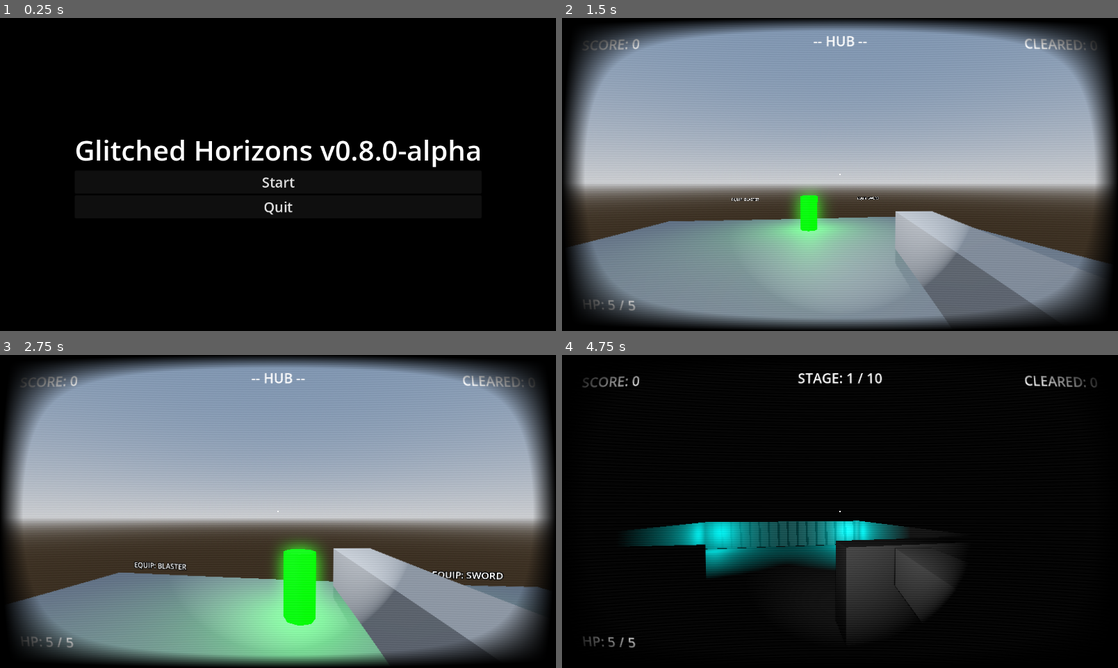
Above: before the commit, frames 1-4 (two rows, left to right).
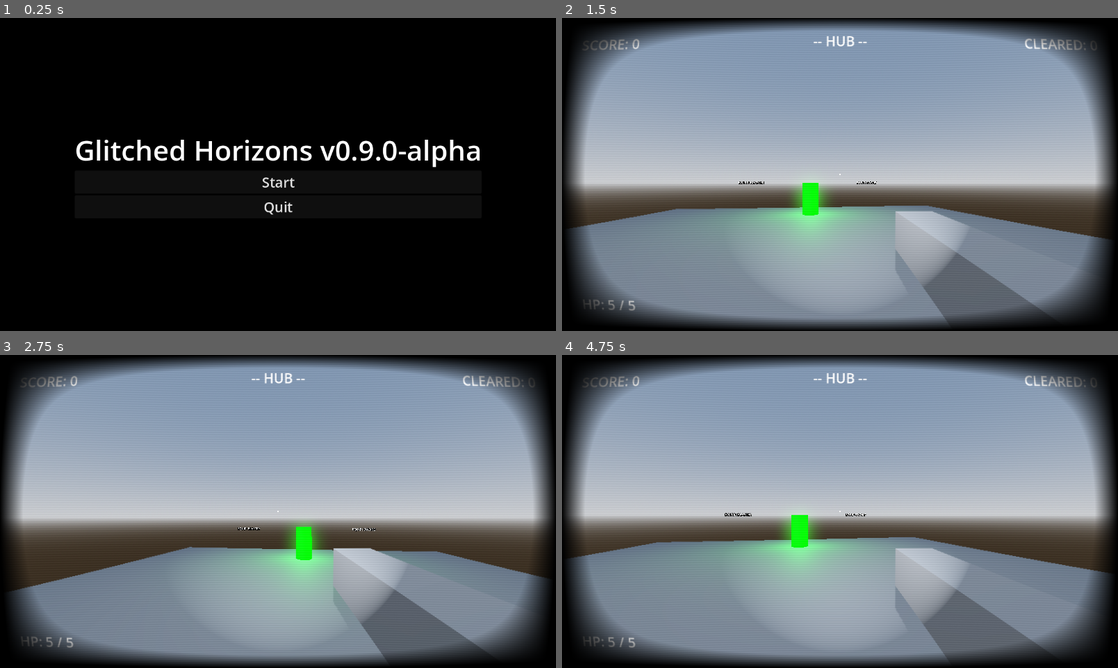
Above: after the commit, the same moments.

Repository: EnderiousGaming/R0-0TRoguelike
Game: Godot game, scene res://scenes/main_menu.tscn
The game is run twice, just before and just after one commit, with the same random seed, the same clock (stepped at 60 frames per second) and the same inputs.
Inputs (mouse positions are in pixels of both pictures, inside the frame that each line leads up to):
- Up to frame 1 (0.25 s): no input
- Up to frame 2 (1.5 s): click "Start" at 0.5 s; tap Enter (ui_accept) at 1.25 s; move the mouse to (867, 174) at 1.27 s; press the mouse at (867, 174) at 1.28 s; hold Up (ui_up) from 1.28 s (still down)
- Up to frame 3 (2.75 s): keep holding Up (ui_up); tap Space (jump, bound only after the commit) at 1.52, 1.82, 2.27, 2.57 s; tap Enter (ui_accept) at 1.55, 2.1 s; move the mouse to (250, 511) at 2.02 s; release the mouse at (250, 511) at 2.03 s; click (250, 511) at 2.17 s; tap Shift (dash, bound only after the commit) at 2.3 s
- Up to frame 4 (4.75 s): keep holding Up (ui_up); move the mouse to (851, 505) at 2.77 s; tap Shift (dash, bound only after the commit) at 2.85 s; click (851, 505) at 2.92 s; tap Space (jump, bound only after the commit) at 3.05, 3.6, 3.77, 4.07, 4.52 s; move the mouse to (834, 517) at 3.52 s; click (834, 517) at 3.8 s; move the mouse to (878, 514) at 4.27 s; press the mouse at (878, 514) at 4.28 s; tap Enter (ui_accept) at 4.55 s

The runs differ from the first frame. In frame 1, less than 0.1% of the frame differs, in the area x 64-68%, y 39-46%; in frame 2, 5.2%; in frame 3, 13%; in frame 4, 93%, in the area x 0-100%, y 0-100%.

Commit message:
Added more modifiers, added a dash, and a bunch more things I don't remember

Diff:
--- a/project.godot
+++ b/project.godot
@@ -70,6 +70,41 @@
 "events": [Object(InputEventKey,"resource_local_to_scene":false,"resource_name":"","device":-1,"window_id":0,"alt_press …(195 unchanged characters)…
 ]
 }
+dash={
+"deadzone": 0.2,
+"events": [Object(InputEventKey,"resource_local_to_scene":false,"resource_name":"","device":-1,"window_id":0,"alt_pressed":false,"shift_pressed":false,"ctrl_pressed":false,"meta_pressed":false,"pressed":false,"keycode":0,"physical_keycode":4194325,"key_label":0,"unicode":0,"location":0,"echo":false,"script":null)
+]
+}
+reload={
+"deadzone": 0.2,
+"events": [Object(InputEventKey,"resource_local_to_scene":false,"resource_name":"","device":-1,"window_id":0,"alt_pressed":false,"shift_pressed":false,"ctrl_pressed":false,"meta_pressed":false,"pressed":false,"keycode":0,"physical_keycode":82,"key_label":0,"unicode":114,"location":0,"echo":false,"script":null)
+]
+}
+move_left={
+"deadzone": 0.2,
+"events": [Object(InputEventKey,"resource_local_to_scene":false,"resource_name":"","device":-1,"window_id":0,"alt_pressed":false,"shift_pressed":false,"ctrl_pressed":false,"meta_pressed":false,"pressed":false,"keycode":0,"physical_keycode":65,"key_label":0,"unicode":97,"location":0,"echo":false,"script":null)
+]
+}
+move_right={
+"deadzone": 0.2,
+"events": [Object(InputEventKey,"resource_local_to_scene":false,"resource_name":"","device":-1,"window_id":0,"alt_pressed":false,"shift_pressed":false,"ctrl_pressed":false,"meta_pressed":false,"pressed":false,"keycode":0,"physical_keycode":68,"key_label":0,"unicode":100,"location":0,"echo":false,"script":null)
+]
+}
+move_forward={
+"deadzone": 0.2,
+"events": [Object(InputEventKey,"resource_local_to_scene":false,"resource_name":"","device":-1,"window_id":0,"alt_pressed":false,"shift_pressed":false,"ctrl_pressed":false,"meta_pressed":false,"pressed":false,"keycode":0,"physical_keycode":87,"key_label":0,"unicode":119,"location":0,"echo":false,"script":null)
+]
+}
+move_backward={
+"deadzone": 0.2,
+"events": [Object(InputEventKey,"resource_local_to_scene":false,"resource_name":"","device":-1,"window_id":0,"alt_pressed":false,"shift_pressed":false,"ctrl_pressed":false,"meta_pressed":false,"pressed":false,"keycode":0,"physical_keycode":83,"key_label":0,"unicode":115,"location":0,"echo":false,"script":null)
+]
+}
+jump={
+"deadzone": 0.2,
+"events": [Object(InputEventKey,"resource_local_to_scene":false,"resource_name":"","device":-1,"window_id":0,"alt_pressed":false,"shift_pressed":false,"ctrl_pressed":false,"meta_pressed":false,"pressed":false,"keycode":0,"physical_keycode":32,"key_label":0,"unicode":32,"location":0,"echo":false,"script":null)
+]
+}
 
 [physics]
 
--- a/scenes/main_menu.tscn
+++ b/scenes/main_menu.tscn
@@ -47,7 +47,7 @@
 [node name="Label" type="Label" parent="VBoxContainer" unique_id=1014888646]
 layout_mode = 2
 theme_override_font_sizes/font_size = 64
-text = "Glitched Horizons v0.8.0-alpha"
+text = "Glitched Horizons v0.9.0-alpha"
 
 [node name="StartButton" type="Button" parent="VBoxContainer" unique_id=1886776590]
 layout_mode = 2
--- a/scenes/world_b.tscn
+++ b/scenes/world_b.tscn
@@ -143,7 +143,7 @@
 autostart = true
 
 [node name="Portal" parent="." unique_id=1907718005 instance=ExtResource("5_q43ju")]
-transform = Transform3D(1, 0, 0, 0, 1, 0, 0, 0, 1, -0.17625761, 1, 13.444528)
+transform = Transform3D(1, 0, 0, 0, 1, 0, 0, 0, 1, -0.17625761, 1, 15.268046)
 
 [node name="KillPlane" parent="." unique_id=1321934473 instance=ExtResource("6_e5qi3")]
 transform = Transform3D(1, 0, 0, 0, 1, 0, 0, 0, 1, 0, -10, 0)
--- a/scripts/player.gd
+++ b/scripts/player.gd
@@ -1,4 +1,16 @@
 extends CharacterBody3D
+
+# --- DASH VARIABLES ---
+var is_dashing = false
+var dash_timer = 0.0
+var dash_cooldown_timer = 0.0
+var dash_direction = Vector3.ZERO
+const DASH_SPEED = 25.0
+const DASH_DURATION = 0.15
+
+# --- RELOAD VARIABLES ---
+var is_reloading = false
+var reload_timer = 0.0
 
 # --- SWORD VARIABLES ---
 @onready var sword_pivot = $Head/Camera3D/SwordPivot # NEW!
@@ -82,36 +94,58 @@
 	# --- CALCULATE MODIFIED PHYSICS ---
 	var current_gravity = gravity
 	var current_jump = JUMP_VELOCITY
-	var current_accel = 10.0 # Standard snappy acceleration
+	var current_accel = 10.0
 	var current_speed = SPEED * RunManager.player_speed_multiplier
 
 	if RunManager.has_moon_jump:
-		# Changed to half gravity and a slightly boosted jump!
 		current_gravity = gravity * 0.5
 		current_jump = JUMP_VELOCITY * 1.2
 
 	if RunManager.has_ice_physics:
-		current_accel = 1.0 # Super low acceleration makes it slippery!
+		current_accel = 1.0
 
 	# --- APPLY GRAVITY & JUMP ---
 	if not is_on_floor():
 		velocity.y -= current_gravity * delta
 
-	# Replaced "jump" with "ui_accept"
-	if Input.is_action_just_pressed("ui_accept") and is_on_floor():
+	if Input.is_action_just_pressed("jump") and is_on_floor():
 		velocity.y = current_jump
 
-	# Replaced the move directions with the UI defaults
-	var input_dir = Input.get_vector("ui_left", "ui_right", "ui_up", "ui_down")
+	# --- DASH COOLDOWN ---
+	if dash_cooldown_timer > 0.0:
+		dash_cooldown_timer -= delta
+
+	# --- MOVEMENT INPUT (Declared ONLY ONCE here!) ---
+	var input_dir = Input.get_vector("move_left", "move_right", "move_forward", "move_backward")
 	var direction = (transform.basis * Vector3(input_dir.x, 0, input_dir.y)).normalized()
 
-	if direction:
-		# Lerp smoothly transitions current speed to target speed based on our acceleration
-		velocity.x = lerp(velocity.x, direction.x * current_speed, current_accel * delta)
-		velocity.z = lerp(velocity.z, direction.z * current_speed, current_accel * delta)
+	# --- DASH TRIGGER ---
+	if Input.is_action_just_pressed("dash") and dash_cooldown_timer <= 0.0 and not is_dashing:
+		# Only dash if we are actively walking in a direction!
+		if direction != Vector3.ZERO:
+			is_dashing = true
+			dash_timer = DASH_DURATION
+			dash_cooldown_timer = RunManager.dash_cooldown
+			dash_direction = direction
+			print("SYSTEM: DASH!")
+
+	# --- APPLY FINAL MOVEMENT ---
+	if is_dashing:
+		# If dashing, override all normal movement and lock speed forward!
+		velocity.x = dash_direction.x * DASH_SPEED
+		velocity.z = dash_direction.z * DASH_SPEED
+
+		dash_timer -= delta
+		if dash_timer <= 0.0:
+			is_dashing = false
 	else:
-		velocity.x = lerp(velocity.x, 0.0, current_accel * delta)
-		velocity.z = lerp(velocity.z, 0.0, current_accel * delta)
+		# Normal walking/ice physics logic
+		if direction:
+			velocity.x = lerp(velocity.x, direction.x * current_speed, current_accel * delta)
+			velocity.z = lerp(velocity.z, direction.z * current_speed, current_accel * delta)
+		else:
+			velocity.x = lerp(velocity.x, 0.0, current_accel * delta)
+			velocity.z = lerp(velocity.z, 0.0, current_accel * delta)
 
 	move_and_slide()
 
@@ -210,14 +244,38 @@
 
 	# 2. Check if the player is holding the trigger AND the gun is ready
 	# --- WEAPON TRIGGERS ---
-	if Input.is_action_pressed("shoot") and Input.get_mouse_mode() == Input.MOUSE_MODE_CAPTURED:
-		if RunManager.equipped_weapon == "blaster":
-			if fire_cooldown <= 0.0:
-				fire_weapon()
-				fire_cooldown = RunManager.fire_rate
-
-		elif RunManager.equipped_weapon == "sword":
-			# Only swing if we aren't already swinging!
+	if RunManager.equipped_weapon == "blaster":
+		# 1. Handle Active Reloading
+		if is_reloading:
+			reload_timer -= delta
+			if reload_timer <= 0:
+				is_reloading = false
+				RunManager.current_ammo = RunManager.max_ammo
+				print("SYSTEM: Reloaded!")
+		else:
+			# 2. Manual Reload Input
+			if Input.is_action_just_pressed("reload") and RunManager.current_ammo < RunManager.max_ammo:
+				is_reloading = true
+				reload_timer = RunManager.reload_time
+				print("SYSTEM: Reloading...")
+
+			# 3. Firing the Blaster
+			elif Input.is_action_pressed("shoot") and Input.get_mouse_mode() == Input.MOUSE_MODE_CAPTURED:
+				if RunManager.current_ammo > 0:
+					if fire_cooldown <= 0.0:
+						fire_weapon()
+						fire_cooldown = RunManager.fire_rate
+						RunManager.current_ammo -= 1 # Spend 1 ammo!
+				else:
+					# Auto-reload if we try to shoot while empty!
+					is_reloading = true
+					reload_timer = RunManager.reload_time
+					print("SYSTEM: Auto-Reloading...")
+
+	# --- NEW: RE-WIRING THE SWORD ---
+	elif RunManager.equipped_weapon == "sword":
+		# 4. Swinging the Sword
+		if Input.is_action_pressed("shoot") and Input.get_mouse_mode() == Input.MOUSE_MODE_CAPTURED:
 			if not is_swinging:
 				swing_sword()
 
@@ -253,6 +311,7 @@
 	elif RunManager.equipped_weapon == "sword":
 		$Head/Camera3D/BlasterMesh.visible = false
 		sword_pivot.visible = true
+		sword_hitbox.scale = Vector3.ONE * RunManager.sword_range_multiplier
 
 		# FORCE THE DEFAULT RESTING POSE!
 		sword_pivot.position = Vector3(0.5, -0.4, -0.8)
@@ -265,13 +324,13 @@
 	# --- THE TWEEN WORKAROUND ---
 	var tween = create_tween()
 
-	# 1. Whip the sword into the center of the screen AND push it forward
-	tween.tween_property(sword_pivot, "position", Vector3(0.0, -0.4, -1.0), 0.1)
-	tween.parallel().tween_property(sword_pivot, "rotation_degrees", Vector3(15, 80, -80), 0.1)
-
-	# 2. Smoothly bring it back to the resting pose on the right side
-	tween.tween_property(sword_pivot, "position", Vector3(0.5, -0.4, -0.8), 0.3)
-	tween.parallel().tween_property(sword_pivot, "rotation_degrees", Vector3(15, 0, -15), 0.3)
+	# 1. Whip the sword into the center
+	tween.tween_property(sword_pivot, "position", Vector3(0.0, -0.4, -1.0), 0.1 / RunManager.sword_swing_speed)
+	tween.parallel().tween_property(sword_pivot, "rotation_degrees", Vector3(15, 80, -80), 0.1 / RunManager.sword_swing_speed)
+
+	# 2. Smoothly bring it back
+	tween.tween_property(sword_pivot, "position", Vector3(0.5, -0.4, -0.8), 0.3 / RunManager.sword_swing_speed)
+	tween.parallel().tween_property(sword_pivot, "rotation_degrees", Vector3(15, 0, -15), 0.3 / RunManager.sword_swing_speed)
 
 	# 3. Tell the game we are done swinging!
 	tween.tween_callback(func(): is_swinging = false)
@@ -306,9 +365,16 @@
 			print("SYSTEM: Sliced enemy for ", sword_damage, " damage!")
 
 func _on_sword_hitbox_area_entered(area):
-	# Are we swinging? Is it a projectile? Can it be deflected?
+	# Make sure we are swinging AND the thing we hit is actually a projectile!
 	if is_swinging and area.is_in_group("projectile") and area.has_method("deflect"):
+
 		# Calculate the exact direction the camera is facing
 		var aim_dir = -$Head/Camera3D.global_transform.basis.z
 		area.deflect(aim_dir)
 		print("SYSTEM: PARRIED PROJECTILE!")
+
+		# --- KINETIC DEFLECTION BOOST ---
+		if RunManager.has_deflect_boost:
+			RunManager.player_speed_multiplier += 0.4
+			await get_tree().create_timer(1.5).timeout
+			RunManager.player_speed_multiplier -= 0.4
--- a/scripts/run_manager.gd
+++ b/scripts/run_manager.gd
@@ -11,6 +11,19 @@
 var has_close_combat = false
 var has_sniper_combat = false
 var has_radiation_aura = false
+
+# --- BLASTER STATS ---
+var max_ammo = 15
+var current_ammo = 15
+var reload_time = 1.5
+
+# --- SWORD STATS ---
+var sword_swing_speed = 1.0
+var sword_range_multiplier = 1.0
+var has_deflect_boost = false
+
+# --- R0-0T STATS ---
+var dash_cooldown = 1.5
 
 # --- SHOP ECONOMY ---
 var heal_cost = 500
@@ -34,6 +47,7 @@
 
 func reset_run():
 	print("SYSTEM: Resetting run variables...")
+	max_health = 5
 	current_stage = 0
 	score = 0
 	enemies_defeated_this_room = 0 # Reset this!
@@ -54,6 +68,13 @@
 	has_sniper_combat = false
 	has_radiation_aura = false
 	equipped_weapon = "blaster"
+	max_ammo = 15
+	current_ammo = 15
+	reload_time = 1.5
+	sword_swing_speed = 1.0
+	sword_range_multiplier = 1.0
+	has_deflect_boost = false
+	dash_cooldown = 1.5
 
 func apply_upgrade(upgrade_id: int):
 	match upgrade_id:
@@ -85,3 +106,25 @@
 			has_sniper_combat = true
 		10: # Radiation Aura
 			has_radiation_aura = true
+
+		# --- BLASTER UPGRADES ---
+		11: # Extended Mag
+			max_ammo += 10
+			current_ammo += 10
+		12: # Sleight of Hand
+			reload_time = max(0.5, reload_time - 0.5)
+
+		# --- SWORD UPGRADES ---
+		13: # Carbon-Fiber Hilt
+			sword_swing_speed += 0.5
+		14: # Extended Blade
+			sword_range_multiplier += 0.5
+		15: # Kinetic Deflection
+			has_deflect_boost = true
+
+		# --- R0-0T UPGRADES ---
+		16: # Hydraulic Servos
+			dash_cooldown = max(0.5, dash_cooldown - 0.5)
+		17: # Kinetic Plating
+			max_health += 2
+			current_health += 2
--- a/scripts/upgrade_pickup.gd
+++ b/scripts/upgrade_pickup.gd
@@ -14,7 +14,14 @@
 	7: "MOON BOOTS\nHigh Jump, Low Gravity",
 	8: "SHOTGUN LOGIC\n+Damage when close to targets",
 	9: "SNIPER LOGIC\n+Damage when far from targets",
-	10: "RADIATION AURA\nNearby enemies take damage"
+	10: "RADIATION AURA\nNearby enemies take damage",
+	11: "EXTENDED MAG\n+10 Max Ammo",
+	12: "SLEIGHT OF HAND\nFaster Reload Speed",
+	13: "CARBON-FIBER HILT\nFaster Sword Swing",
+	14: "EXTENDED BLADE\nMassive Melee Hitbox",
+	15: "KINETIC DEFLECTOR\nParrying grants a burst of speed",
+	16: "HYDRAULIC SERVOS\nShorter Dash Cooldown",
+	17: "KINETIC PLATING\n+2 Max Health"
 }
 
 func _ready():
--- a/scripts/world.gd
+++ b/scripts/world.gd
@@ -53,20 +53,25 @@
 	print("UPLINK AVAILABLE: Area secured!")
 
 func spawn_upgrades():
-	# 1. Create a deck of 10 cards and shuffle them
-	var pool = [1, 2, 3, 4, 5, 6, 7, 8, 9, 10]
-	pool.shuffle()
+	var valid_pool = []
 
-	# 2. Define a triangle of positions around the portal
+	# 1. Add General R0-0T Upgrades (Always available)
+	valid_pool.append_array([2, 3, 5, 7, 16, 17])
+
+	# 2. Add Weapon Specific Upgrades
+	if RunManager.equipped_weapon == "blaster":
+		valid_pool.append_array([1, 4, 11, 12])
+	elif RunManager.equipped_weapon == "sword":
+		valid_pool.append_array([13, 14, 15])
+
+	# 3. Shuffle the deck so it's random every time!
+	valid_pool.shuffle()
+
 	var offsets = [Vector3(-3, 0, 2), Vector3(3, 0, 2), Vector3(0, 0, -3)]
 
-	# 3. Spawn the first 3 upgrades from the shuffled deck
+	# Spawn 3 upgrades from the top of the shuffled deck
 	for i in range(3):
 		var upgrade = UPGRADE_SCENE.instantiate()
 		add_child(upgrade)
-
-		# Place them using the offsets
 		upgrade.global_position = $Portal.global_position + offsets[i]
-
-		# Tell the box which upgrade it is!
-		upgrade.setup(pool[i])
+		upgrade.setup(valid_pool[i])
